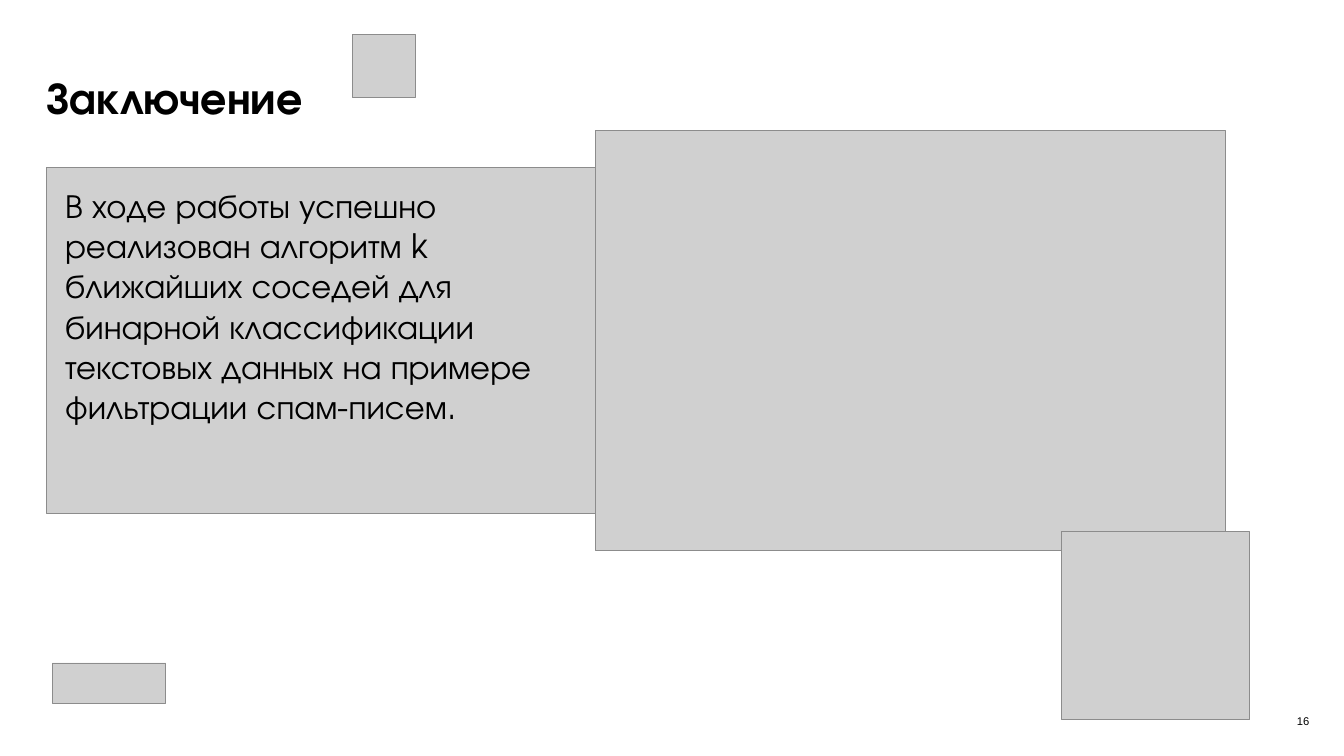
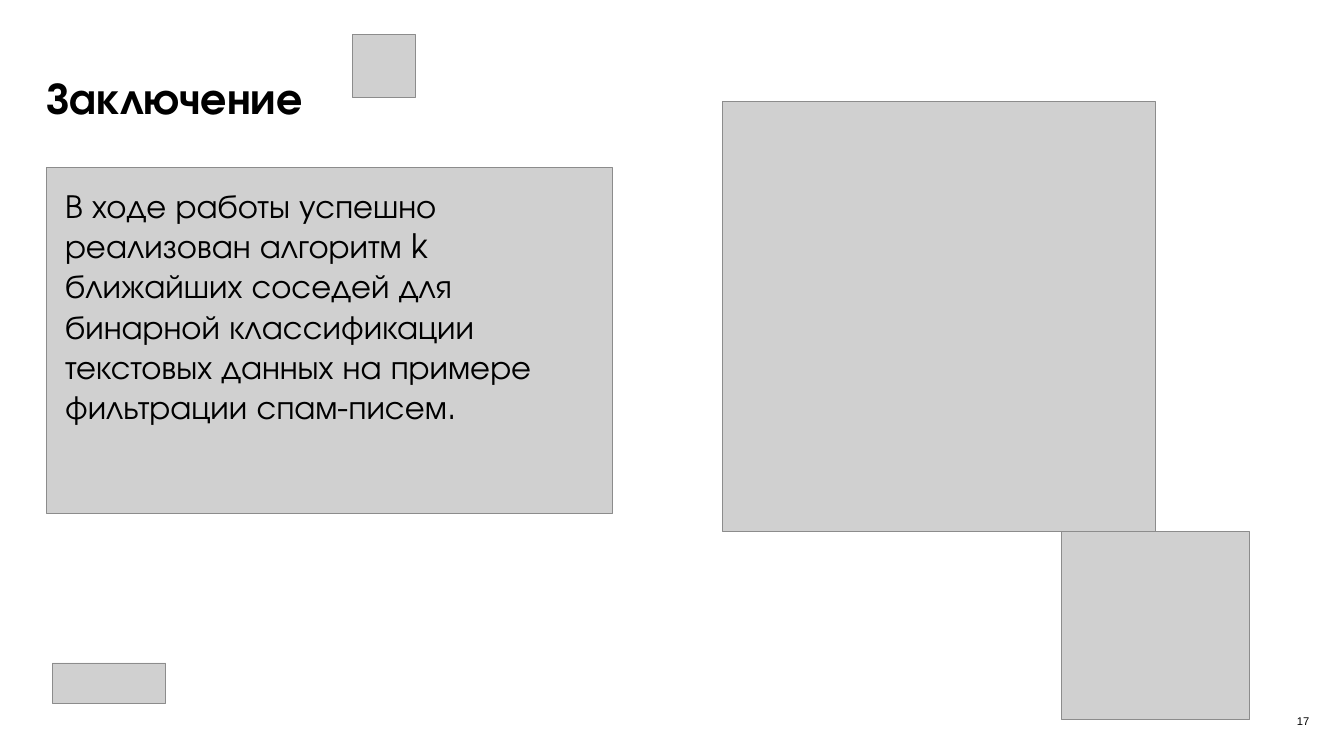
Before and after one commit to tmwsw/me5, a slide deck: slide 17 of Презентация курсовая Марин Виктор ИСП-21.pptx (slide 16 before the commit). Drawn at 1344x756 pixels with LibreOffice and Linux fonts; fonts in the diff are those of the drawing; grey boxes stand for pictures. Boxes give left, top, right and bottom in pixels: in the first picture for what was removed or moved away, otherwise in the second. Text is boxed around its words. In the diff, an @@ line names an element or a change of style, - is before the commit and + after.

```diff
--- a/Презентация курсовая Марин Виктор ИСП-21.pptx
+++ b/Презентация курсовая Марин Виктор ИСП-21.pptx
@@ picture: place and size @@
-picture at box(595, 130, 1226, 550)
+picture at box(722, 101, 1155, 532)
@@ page number at box(1297, 717, 1309, 725): text changed @@
-16
+17
```
Also in this commit, not shown: 1 other slide changed, 1 slide added, 3 other files.
